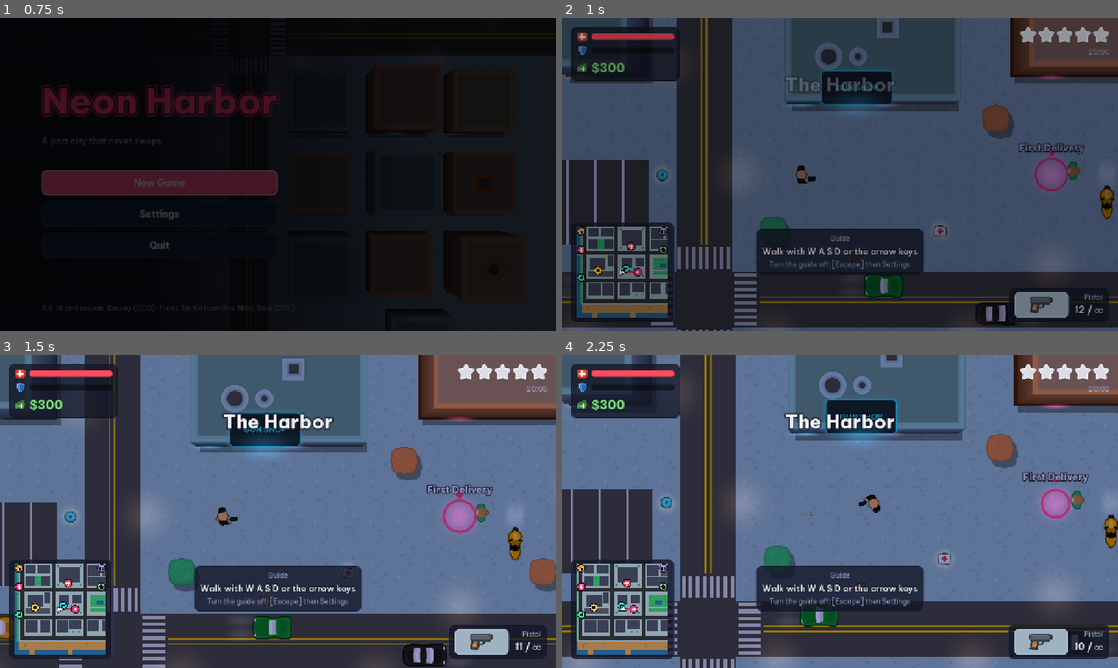
Above: before the commit, frames 1-4 (two rows, left to right).
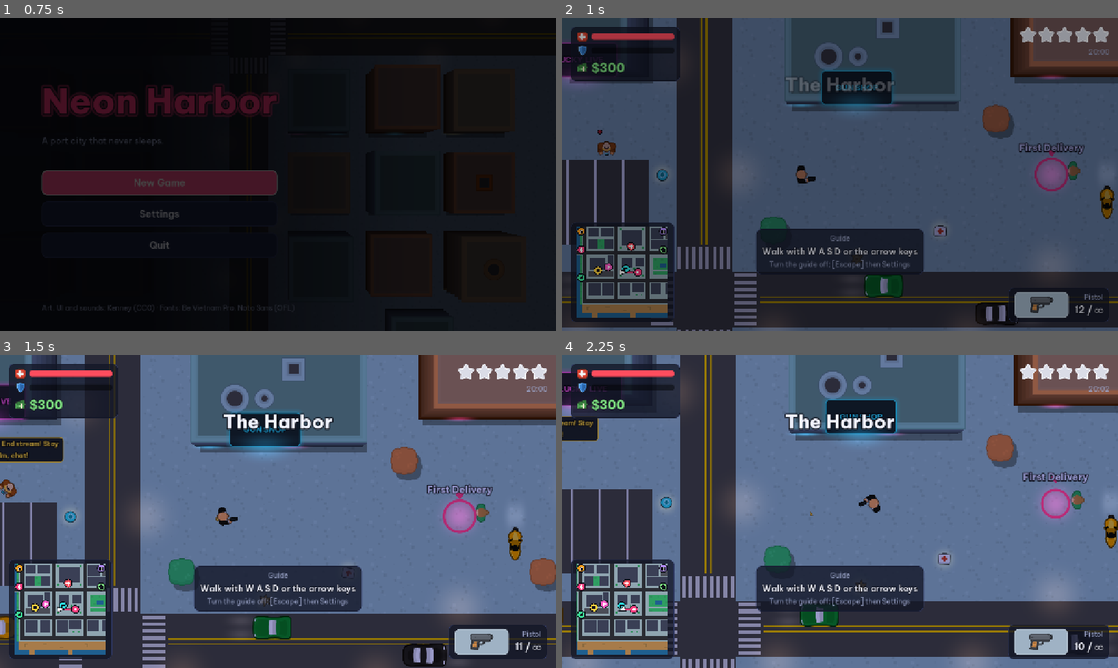
Above: after the commit, the same moments.

Repository: quzkhanh/neon-harbor
Game: Godot game, scene res://scenes/menu.tscn
The game is run twice, just before and just after one commit, with the same random seed, the same clock (stepped at 60 frames per second) and the same inputs.
Inputs (mouse positions are in pixels of both pictures, inside the frame that each line leads up to):
- Up to frame 1 (0.75 s): click "New Game" at 0.5 s
- Up to frame 2 (1 s): no input
- Up to frame 3 (1.5 s): tap Enter (ui_accept) at 1.25 s; move the mouse to (400, 495) at 1.27 s; hold D (move_right) from 1.28 s (still down); hold E (interact) from 1.28 s (still down); click (400, 495) at 1.42 s
- Up to frame 4 (2.25 s): tap Enter (ui_accept) at 1.52 s; tap Shift (nitro) at 1.55 s; release D (move_right) at 2 s; release E (interact) at 2 s; drag from (728, 527) to (867, 577) at 2.02 s

Frame 1 is identical in both runs. In frame 2, 0.4% of the frame differs, in the area x 0-10%, y 7-81%; in frame 3, 1.3%, in the area x 0-12%, y 9-81%; in frame 4, 0.8%.

Commit message:
Add Lucky Live, a streamer side character with a phone-chase errand
Lucky streams from a corner near the start under a neon sign (map icon and legend entry): he talks to his
viewers when Jay is close, chats when spoken to, panics and returns after gunfire, and comes back after
dying once his corner is off screen. Some chats start a job: knock down the thief who grabbed his phone
(not a crime) and bring it back for a reward. Tests in tests/social.gd and a lucky shot scene.

Diff:
--- a/game/i18n/strings.csv
+++ b/game/i18n/strings.csv
@@ -355,3 +355,27 @@
 GANG_TAUNT_2,Red Fangs turf. Pay up or bleed.,Đất Red Fangs. Nộp tiền hay đổ máu?
 GANG_TAUNT_3,Look who walked in. Get 'em!,Xem ai mò tới kìa. Xử nó!
 GANG_TAUNT_4,"You lost, Jay? We'll fix that.",Lạc đường hả Jay? Để bọn tao chỉ.
+SIGN_LUCKY,LUCKY LIVE,LUCKY LIVE
+LEGEND_STREAMER,Lucky Live (streamer),Lucky Live (livestream)
+LUCKY_LIVE_1,"Chat, smash that follow! Big things today!","Anh em ơi bấm theo dõi đi, hôm nay làm ăn lớn!"
+LUCKY_LIVE_2,"I live simple: strong wifi, a thousand viewers.","Anh sống giản dị lắm: wifi khoẻ, nghìn người xem."
+LUCKY_LIVE_3,Life is a battery. Charge it or sit still.,"Đời như cục pin, sạc được thì sạc, không thì ngồi yên."
+LUCKY_LIVE_4,"Thin wallet? Laugh louder, chat.",Ví mỏng thì cười to lên anh em ạ.
+LUCKY_LIVE_5,Don't look at the chain. Look at the heart.,"Đừng nhìn dây chuyền, nhìn vào tấm lòng anh đây."
+LUCKY_LIVE_6,Who said lag? My signal is pure gold.,Ai bảo lag? Sóng nhà anh toàn vàng ròng.
+LUCKY_LIVE_7,Shout-out to the night owls of the harbor!,Gửi lời chào anh em cú đêm ở bến cảng!
+LUCKY_LIVE_8,Every like is a prayer for my lost wallet.,Mỗi like là một lời cầu nguyện cho cái ví của anh.
+LUCKY_CHAT_1,"Jay! Wave at the camera, you're famous now.","Jay! Vẫy tay vào camera đi, nổi tiếng rồi đấy."
+LUCKY_CHAT_2,"Money goes, brotherhood stays... you got this round?","Tiền thì hết, tình anh em thì còn... bữa này em trả nhé?"
+LUCKY_CHAT_3,I don't need fame. Just the whole harbor knowing my face.,"Anh không cần nổi tiếng, chỉ cần cả bến cảng biết mặt."
+LUCKY_CHAT_4,"Okay, okay, no fighting... let me say the last word... you go first.","Thôi, thôi, đừng cãi... để anh nói câu cuối... à em nói trước đi."
+LUCKY_CHAT_5,"Lost? Follow my stream, I review every street.","Lạc đường à? Theo dõi live anh, phố nào anh cũng review."
+LUCKY_JOB_ASK,Hey! That punk grabbed my phone! Get it back!,Ê! Thằng kia giật điện thoại của anh! Lấy lại giúp!
+LUCKY_THANKS,"My phone! Chat, give it up for Jay!","Điện thoại của anh! Anh em ơi, tặng Jay tràng pháo tay!"
+LUCKY_WALLET,Let me pay... where's my wallet? I'll transfer it!,Để anh trả... ơ ví đâu rồi? Thôi anh chuyển khoản!
+LUCKY_PANIC,"End stream! End stream! Stay calm, chat!",Tắt live! Tắt live! Anh em giữ bình tĩnh!
+JOB_PHONE_CHASE,Catch the phone thief,Đuổi theo tên giật điện thoại
+JOB_PHONE_RETURN,Bring the phone back to Lucky,Mang điện thoại về trả Lucky
+NOTICE_PHONE_FOUND,Got the phone. Bring it back to Lucky.,Lấy lại được điện thoại. Mang về trả Lucky.
+FAIL_THIEF_ESCAPED,the thief got away,tên trộm đã chạy thoát
+PED_RUMOR_4,Lucky Live owes half the harbor a lunch.,Lucky Live nợ nửa bến cảng một bữa trưa.
--- a/game/scripts/actors/ped_talk.gd
+++ b/game/scripts/actors/ped_talk.gd
@@ -5,7 +5,7 @@
 
 const RADIUS := 56.0
 const ERRAND_CHANCE := 0.3
-const LINES := ["PED_HELLO_1", "PED_HELLO_2", "PED_HELLO_3", "PED_HELLO_4", "PED_RUMOR_1", "PED_RUMOR_2", "PED_RUMOR_3",
+const LINES := ["PED_HELLO_1", "PED_HELLO_2", "PED_HELLO_3", "PED_HELLO_4", "PED_RUMOR_1", "PED_RUMOR_2", "PED_RUMOR_3", "PED_RUMOR_4",
 	"PED_TIP_RESPRAY", "PED_TIP_HOSPITAL", "PED_TIP_RACE", "PED_TIP_COINS", "PED_TIP_BUSINESS", "PED_TIP_TAXI"]
 
 
--- /dev/null
+++ b/game/scripts/actors/streamer.gd
@@ -0,0 +1,102 @@
+class_name Streamer
+extends Npc
+## Lucky Live: streamer tự xưng "giang hồ mạng", đứng livestream ở một góc phố (StreamerSpot). Đầu cạo, kính râm,
+## dây chuyền vàng, tay cầm điện thoại, chấm đỏ "đang live". Jay ở gần thì thỉnh thoảng nói vào điện thoại; bắt chuyện
+## thì chém gió; bị tấn công hay nghe súng thì tắt live bỏ chạy, một lúc sau quay về chỗ cũ.
+
+const LIVE_LINES := ["LUCKY_LIVE_1", "LUCKY_LIVE_2", "LUCKY_LIVE_3", "LUCKY_LIVE_4", "LUCKY_LIVE_5", "LUCKY_LIVE_6",
+	"LUCKY_LIVE_7", "LUCKY_LIVE_8"]
+const CHAT_LINES := ["LUCKY_CHAT_1", "LUCKY_CHAT_2", "LUCKY_CHAT_3", "LUCKY_CHAT_4", "LUCKY_CHAT_5"]
+const LIVE_RANGE := 420.0  # Jay ở gần chừng này thì Lucky "lên sóng"
+const LIVE_EVERY := Vector2(6.0, 10.0)
+const HOME_RADIUS := 20.0
+const DOT_POS := Vector2(-16, -34)
+const DOT_RADIUS := 4.0
+
+var home := Vector2.ZERO
+var _next_line := 2.0
+var _flee_time := 0.0
+var _flee_from := Vector2.ZERO
+
+
+func _ready() -> void:
+	skin = "manBrown"
+	pose = "hold"
+	heat_on_hit = Tuning.HEAT_SHOOT_PED
+	heat_on_kill = Tuning.HEAT_KILL_PED
+	super()
+	body.add_child(Bling.new())
+	home = global_position
+	face(PI * 0.5)
+
+
+func _think(delta: float) -> void:
+	queue_redraw()
+	if _flee_time > 0.0:
+		_flee_time -= delta
+		walk_dir((global_position - _flee_from).normalized() * Tuning.PED_FLEE_SPEED, delta)
+		return
+	if global_position.distance_to(home) > HOME_RADIUS:
+		walk_to(home, Tuning.PED_SPEED, delta)
+		return
+	walk_dir(Vector2.ZERO, delta)
+	var p := player()
+	if not p.alive or global_position.distance_to(p.global_position) > LIVE_RANGE:
+		return
+	face(lerp_angle(facing, (p.global_position - global_position).angle(), minf(3.0 * delta, 1.0)))  # quay camera về Jay
+	_next_line -= delta
+	if _next_line <= 0.0:
+		_next_line = randf_range(LIVE_EVERY.x, LIVE_EVERY.y)
+		Speech.say(self, LIVE_LINES.pick_random(), {}, Palette.GOLD)
+
+
+func _draw() -> void:
+	super()
+	if alive and _flee_time <= 0.0:
+		draw_circle(DOT_POS, DOT_RADIUS + 1.5, Palette.OUTLINE)
+		draw_circle(DOT_POS, DOT_RADIUS, Color(Palette.LIVE_DOT, 0.55 + 0.45 * sin(Time.get_ticks_msec() * 0.008)))
+
+
+func can_chat() -> bool:
+	return alive and _flee_time <= 0.0
+
+
+## Nói với Jay (không phải nói vào điện thoại).
+func say(key: String) -> void:
+	_next_line = LIVE_EVERY.y
+	Speech.say(self, key, {}, Palette.GOLD)
+
+
+func chat_line() -> void:
+	say(CHAT_LINES.pick_random())
+
+
+func _panic(from: Vector2) -> void:
+	if _flee_time <= 0.0:
+		say("LUCKY_PANIC")
+	_flee_from = from
+	_flee_time = Tuning.PED_FLEE_TIME
+
+
+func hear_gunshot(pos: Vector2, _shooter: Node) -> void:
+	if alive and global_position.distance_to(pos) < Tuning.HEAR_GUNSHOT_RADIUS:
+		_panic(pos)
+
+
+func _on_attacked(source: Node) -> void:
+	if source is Node2D:
+		_panic(source.global_position)
+
+
+## Phụ kiện vẽ chồng lên sprite (quay theo thân): đầu cạo, dây chuyền vàng, kính râm, điện thoại.
+class Bling extends Node2D:
+	const HEAD := Vector2(-2, 0.5)
+	const PHONE := Rect2(15, -4, 5, 8)
+
+	func _draw() -> void:
+		draw_circle(HEAD, 7.5, Palette.LUCKY_SCALP)
+		draw_arc(HEAD, 11.0, -1.1, 1.1, 10, Palette.GOLD, 2.0, true)
+		draw_circle(HEAD + Vector2(11.0, 0), 1.8, Palette.GOLD)
+		draw_arc(HEAD, 6.0, -0.9, 0.9, 8, Palette.SHADES, 3.0, true)
+		draw_rect(PHONE, Palette.OUTLINE)
+		draw_rect(PHONE.grow(-1.0), Palette.CYAN)
--- a/game/scripts/autoload/shot_scenes.gd
+++ b/game/scripts/autoload/shot_scenes.gd
@@ -2,7 +2,7 @@
 extends RefCounted
 ## Tình huống chụp ảnh của đợt mở rộng (Shot gọi sang để shot.gd không phình ra).
 
-const NAMES := ["nitro", "wanted5", "roadblock", "race", "noon", "dusk", "rain", "wheel", "stats", "safehouse", "wardrobe", "boat", "zombies", "death_home", "melee", "holdup", "talk", "taunt"]
+const NAMES := ["nitro", "wanted5", "roadblock", "race", "noon", "dusk", "rain", "wheel", "stats", "safehouse", "wardrobe", "boat", "zombies", "death_home", "melee", "holdup", "talk", "taunt", "lucky"]
 
 
 static func run(scene_name: String, city: City, shot: Node) -> void:
@@ -65,6 +65,12 @@
 			city.player.take_hit(500.0, Vector2.RIGHT, null)
 			while city.overlays.current == null:
 				await shot._frames(1)
+			await shot._frames(10)
+		"lucky":
+			var lucky := city.streamer.lucky
+			city.player.global_position = lucky.global_position + Vector2(70, 30)
+			await shot._frames(30)
+			lucky.say("LUCKY_LIVE_2")
 			await shot._frames(10)
 		"melee", "holdup", "talk", "taunt":
 			await _social(scene_name, city, shot)
--- a/game/scripts/missions/activities.gd
+++ b/game/scripts/missions/activities.gd
@@ -12,6 +12,7 @@
 	"taxi": "res://scripts/missions/activity_taxi.gd",
 	"vigilante": "res://scripts/missions/activity_vigilante.gd",
 	"errand": "res://scripts/missions/activity_errand.gd",
+	"phone": "res://scripts/missions/activity_phone.gd",
 }
 const STARTS := [["Q", "SIGN_RACE", Palette.ICON_RACE, MapIcon.Kind.RACE], ["J", "SIGN_JOB", Palette.ICON_JOB, MapIcon.Kind.JOB],
 	["K", "SIGN_SWEEP", Palette.ICON_SWEEP, MapIcon.Kind.SWEEP]]
--- /dev/null
+++ b/game/scripts/missions/activity_phone.gd
@@ -0,0 +1,71 @@
+extends MissionBase
+## Việc vặt của Lucky Live: một tên trộm giật điện thoại của Lucky rồi bỏ chạy. Hạ gục hoặc quật ngã hắn (đấm đủ combo,
+## bắn, tông xe) để lấy lại rồi mang về trả. Đánh tên trộm không tính là phạm tội. Hắn chạy quá xa, hay Lucky chết, là
+## thất bại. Lucky trả tiền, có khi "quên ví" nhưng rồi vẫn chuyển khoản.
+
+const ESCAPE := 1100.0
+const ARRIVE := 60.0
+const REWARD := Vector2i(150, 260)
+const WALLET_JOKE := 0.35
+
+var lucky: Streamer
+var thief: Pedestrian
+var _found := false
+
+
+func _ready() -> void:
+	lucky = city.streamer.lucky
+	lucky.say("LUCKY_JOB_ASK")
+	var cell := MapData.world_to_cell(lucky.global_position)
+	var start := lucky.global_position
+	for d in MapData.DIRS:
+		if city.data.is_ped_walkable(cell + d):
+			start = MapData.cell_center(cell + d)
+			break
+	thief = city.spawn_npc(Pedestrian, start)
+	thief.armed = false
+	thief.gun = null
+	thief.brawler = false
+	thief.heat_on_hit = 0.0
+	thief.heat_on_kill = 0.0
+
+
+func _process(_delta: float) -> void:
+	if not is_instance_valid(lucky) or not lucky.alive:
+		failed.emit("FAIL_ERRAND_OWNER")
+		return
+	Game.set_objective("JOB_PHONE_RETURN" if _found else "JOB_PHONE_CHASE")
+	if not _found:
+		_chase()
+		return
+	mark(lucky.global_position)
+	if near(lucky.global_position, ARRIVE) and city.player.vehicle == null:
+		var pay := randi_range(REWARD.x, REWARD.y)
+		Game.add_money(pay)
+		Sfx.play("cash")
+		lucky.say("LUCKY_WALLET" if randf() < WALLET_JOKE else "LUCKY_THANKS")
+		Game.notice.emit(I18n.fmt("NOTICE_JOB_DONE", {"money": I18n.money(pay)}))
+		completed.emit()
+
+
+func _chase() -> void:
+	if not is_instance_valid(thief):
+		failed.emit("FAIL_THIEF_ESCAPED")
+		return
+	if not thief.alive or thief.knocked > 0.0:
+		_found = true
+		thief.add_to_group("peds")  # xong vai: Population lo dọn như người đi đường thường
+		Sfx.play("pickup")
+		Game.notice.emit(tr("NOTICE_PHONE_FOUND"))
+		return
+	if thief.global_position.distance_to(city.player.global_position) > ESCAPE:
+		failed.emit("FAIL_THIEF_ESCAPED")
+		return
+	thief.flee(city.player.global_position)
+	mark(thief.global_position)
+
+
+func cleanup() -> void:
+	super()
+	if is_instance_valid(thief) and not _found:
+		thief.queue_free()
--- a/game/scripts/ui/map_icon.gd
+++ b/game/scripts/ui/map_icon.gd
@@ -2,7 +2,7 @@
 extends Object
 ## Biểu tượng trên minimap và bản đồ thành phố: mỗi loại điểm một hình (khớp chú thích ở MapScreen).
 
-enum Kind { MISSION, SHOP, HOSPITAL, GARAGE, RESPRAY, RACE, JOB, SWEEP, SAFEHOUSE, BUSINESS }
+enum Kind { MISSION, SHOP, HOSPITAL, GARAGE, RESPRAY, RACE, JOB, SWEEP, SAFEHOUSE, BUSINESS, STREAMER }
 
 const RADIUS := 8.0
 const LEGEND := [
@@ -16,6 +16,7 @@
 	[Kind.SWEEP, Palette.ICON_SWEEP, "LEGEND_SWEEP"],
 	[Kind.SAFEHOUSE, Palette.MONEY, "LEGEND_SAFEHOUSE"],
 	[Kind.BUSINESS, Palette.ICON_BUSINESS, "LEGEND_BUSINESS"],
+	[Kind.STREAMER, Palette.ICON_STREAMER, "LEGEND_STREAMER"],
 ]
 
 
@@ -53,6 +54,8 @@
 		Kind.SAFEHOUSE:  # ngôi nhà
 			ci.draw_colored_polygon(PackedVector2Array([pos + Vector2(0, -5.5) * u, pos + Vector2(5.5, -0.5) * u, pos + Vector2(-5.5, -0.5) * u]), ink)
 			ci.draw_rect(Rect2(pos + Vector2(-3.5, -0.5) * u, Vector2(7, 5) * u), ink)
+		Kind.STREAMER:  # nút phát
+			ci.draw_colored_polygon(PackedVector2Array([pos + Vector2(-2.5, -4.5) * u, pos + Vector2(4.5, 0) * u, pos + Vector2(-2.5, 4.5) * u]), Color.WHITE)
 		Kind.BUSINESS:  # cột biểu đồ đi lên
 			for i in 3:
 				ci.draw_rect(Rect2(pos + Vector2(-4.5 + i * 3.5, 4 - (i + 1) * 2.8) * u, Vector2(2.4, (i + 1) * 2.8) * u), ink)
--- a/game/scripts/ui/palette.gd
+++ b/game/scripts/ui/palette.gd
@@ -43,6 +43,10 @@
 const ICON_JOB := Color("b48cff")
 const ICON_BUSINESS := Color("3ddc97")
 const ICON_SWEEP := Color("c9cfe6")
+const ICON_STREAMER := Color("ff5ac8")
+const LIVE_DOT := Color("ff2a3d")
+const LUCKY_SCALP := Color("f0c39a")
+const SHADES := Color("15161c")
 const TRACER := Color(1.0, 0.92, 0.6, 0.85)
 const HIT_FLASH := Color(1, 1, 1)
 const SWING_FISTS := Color(1, 1, 1, 0.85)
--- a/game/scripts/world/city.gd
+++ b/game/scripts/world/city.gd
@@ -19,6 +19,7 @@
 var missions: Missions
 var activities: Activities
 var properties: Properties
+var streamer: StreamerSpot
 var interactions: Interactions
 var overlays: Overlays
 var _warm: Array[Texture2D] = []  # sprite xe/người nạp sẵn: lần đầu xe loại mới xuất hiện không bị khựng
@@ -70,6 +71,8 @@
 	add_child(activities)
 	properties = Properties.new(self)
 	add_child(properties)
+	streamer = StreamerSpot.new(self)
+	add_child(streamer)
 	add_child(Achievements.new(self))
 	add_child(Cheats.new(self))
 	hud = Hud.new(self)
--- a/game/scripts/world/interactions.gd
+++ b/game/scripts/world/interactions.gd
@@ -87,6 +87,8 @@
 	if job.is_empty():
 		job = city.properties.prompt()
 	if job.is_empty():
+		job = city.streamer.prompt()
+	if job.is_empty():
 		return false
 	_set_prompt(job[0], job[1], job[2] if job.size() > 2 else {})
 	return true
--- /dev/null
+++ b/game/scripts/world/streamer_spot.gd
@@ -0,0 +1,56 @@
+class_name StreamerSpot
+extends Node
+## Góc phố của Lucky Live: biển neon (có biểu tượng trên bản đồ), giữ Lucky luôn có mặt (chết thì một lúc sau, khi góc
+## phố khuất màn hình, có Lucky mới), gợi ý bắt chuyện và việc vặt lấy lại điện thoại bị giật (activity_phone.gd).
+
+const CELL := Vector2i(104, 156)
+const SIGN_CELL := Vector2i(103, 154)
+const TALK_RADIUS := 60.0
+const RESPAWN := 60.0
+const JOB_CHANCE := 0.5
+const JOB_COOLDOWN := 90.0
+
+var city: City
+var lucky: Streamer
+var _respawn := 0.0
+var _job_wait := 0.0  # giây nữa Lucky mới nhờ việc lần tiếp
+
+
+func _init(c: City) -> void:
+	city = c
+	name = "StreamerSpot"
+
+
+func _ready() -> void:
+	SignPost.make(city.effects, MapData.cell_center(SIGN_CELL), Palette.ICON_STREAMER, "SIGN_LUCKY", MapIcon.Kind.STREAMER)
+	_spawn()
+
+
+func _process(delta: float) -> void:
+	_job_wait -= delta
+	if is_instance_valid(lucky) and lucky.alive:
+		return
+	_respawn -= delta
+	if _respawn <= 0.0 and not city.view_rect().has_point(MapData.cell_center(CELL)):
+		_spawn()
+
+
+func _spawn() -> void:
+	lucky = city.spawn_npc(Streamer, MapData.cell_center(CELL))
+	lucky.died.connect(func(_h: Human) -> void: _respawn = RESPAWN)
+
+
+## Gợi ý + hành động khi Jay đi bộ cạnh Lucky (Interactions gọi): [khoá, Callable] hoặc [].
+func prompt() -> Array:
+	var p := city.player
+	if p.vehicle or not is_instance_valid(lucky) or not lucky.can_chat() or p.global_position.distance_to(lucky.global_position) > TALK_RADIUS:
+		return []
+	return ["HINT_TALK", _talk]
+
+
+func _talk() -> void:
+	if _job_wait <= 0.0 and not city.activities.busy() and randf() < JOB_CHANCE:
+		_job_wait = JOB_COOLDOWN
+		city.activities.start("phone")
+	else:
+		lucky.chat_line()
--- a/game/tests/social.gd
+++ b/game/tests/social.gd
@@ -1,7 +1,8 @@
 extends "res://tests/harness.gd"
 ## Tương tác với NPC (đợt 10): bị chĩa súng (ngắm có chủ đích) thì giơ tay rồi đánh rơi ví (người thấy báo cảnh sát), người có súng thì
 ## bắn lại; người máu nóng bị đấm thì đấm trả, người khác sợ hãi bỏ chạy; bắt chuyện (phím tương tác) ra câu thoại;
-## việc vặt tìm đồ đánh rơi (trả đồ được tiền, người nhờ chết là thất bại); Red Fangs chọc ghẹo trước khi bắn.
+## việc vặt tìm đồ đánh rơi (trả đồ được tiền, người nhờ chết là thất bại); Red Fangs chọc ghẹo trước khi bắn;
+## Lucky Live (streamer ở góc phố): lên sóng khi Jay tới gần, bắt chuyện, việc lấy lại điện thoại, chết thì có lại.
 ## Chạy: godot --headless --path game -s res://tests/social.gd
 
 
@@ -17,6 +18,7 @@
 	await _check_talk(city)
 	await _check_errand(city)
 	await _check_taunt(city)
+	await _check_lucky(city)
 	finish("SOCIAL")
 
 
@@ -159,3 +161,50 @@
 	expect(gang.alerted and _bubble(gang, "Speech"), "Red Fangs thấy Jay mà không chọc ghẹo")
 	expect(gang._react > 0.6, "Red Fangs chọc ghẹo mà bắn luôn, không dừng lại")
 	await _clear(city, [gang])
+
+
+func _check_lucky(city: Node) -> void:
+	var p: Node = city.player
+	var spot: Node = city.streamer
+	var lucky: Node = spot.lucky
+	var home: Vector2 = p.global_position
+	expect(is_instance_valid(lucky) and lucky.alive and city.data.is_ped_walkable(spot.CELL), "không có Lucky ở góc phố")
+	p.global_position = lucky.global_position + Vector2(0, 40)
+	await physics(3)
+	expect(city.interactions.prompt == "HINT_TALK", "đứng cạnh Lucky mà không có gợi ý bắt chuyện (%s)" % city.interactions.prompt)
+	lucky._next_line = 0.0
+	await physics(2)
+	expect(_bubble(lucky, "Speech"), "Jay ở gần mà Lucky không nói gì trên sóng")
+	# Việc vặt: quật ngã tên trộm, mang điện thoại về.
+	p.global_position = home
+	city.activities.start("phone")
+	await physics(2)
+	var job: Node = city.activities.current
+	var thief: Node = job.thief if job else null
+	expect(is_instance_valid(thief) and thief.heat_on_hit == 0.0, "không có tên trộm / đánh tên trộm vẫn bị truy nã")
+	await physics(30)
+	expect(is_instance_valid(thief) and thief._flee_time > 0.0, "tên trộm không bỏ chạy")
+	if is_instance_valid(thief):
+		thief.knock_down(Vector2.RIGHT * 100.0, 5.0, p)
+	await physics(2)
+	expect(job._found and game.heat == 0.0, "quật ngã tên trộm mà không lấy lại được điện thoại / bị tính phạm tội")
+	var money: int = game.money
+	p.global_position = lucky.global_position + Vector2(0, 40)
+	await physics(3)
+	expect(city.activities.current == null and game.money > money, "mang điện thoại về trả Lucky mà không được tiền")
+	# Tên trộm chạy thoát: thất bại.
+	city.activities.start("phone")
+	await physics(2)
+	city.activities.current.thief.global_position = p.global_position + Vector2(1500, 0)
+	await physics(2)
+	expect(city.activities.current == null, "tên trộm chạy thoát mà việc chưa thất bại")
+	await _clear(city, [thief])
+	# Lucky chết: khi góc phố khuất màn hình thì có Lucky mới.
+	lucky.take_hit(500.0, Vector2.RIGHT, null)
+	spot._respawn = 0.0
+	p.global_position = home + Vector2(2000, 0)
+	city.camera.global_position = p.global_position
+	await physics(30)
+	expect(is_instance_valid(spot.lucky) and spot.lucky != lucky and spot.lucky.alive, "Lucky chết mà không có lại")
+	p.global_position = home
+	game.clear_wanted()
Not shown, added: game/scripts/actors/streamer.gd.uid
Not shown, added: game/scripts/missions/activity_phone.gd.uid
Not shown, added: game/scripts/world/streamer_spot.gd.uid
Not shown, changed: README.md
